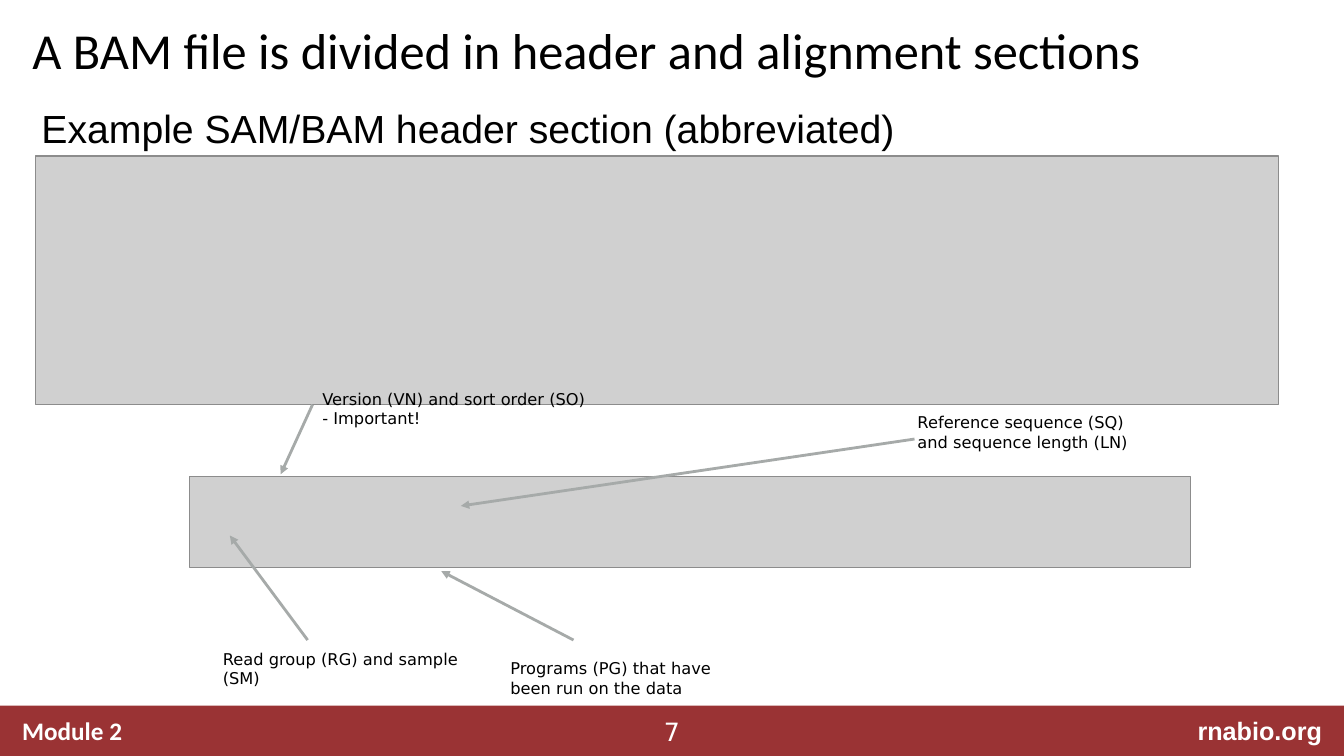
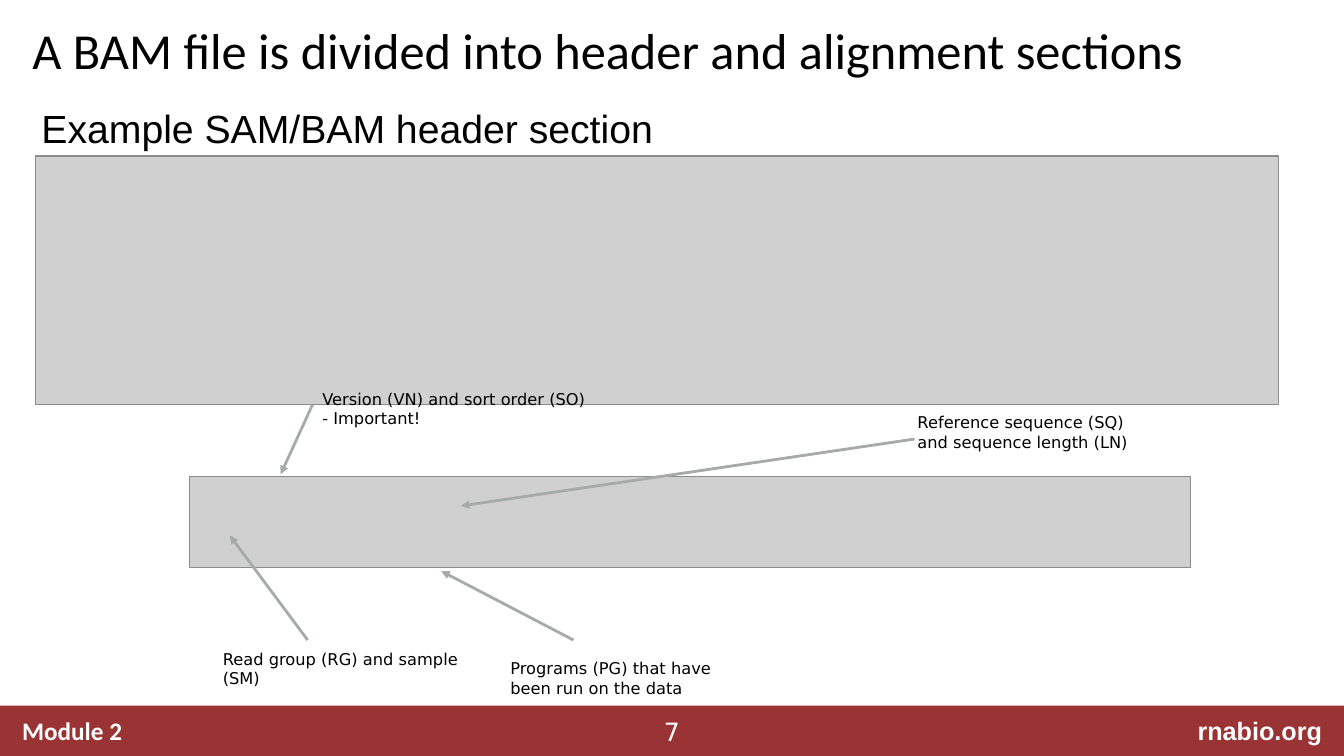
Before and after one commit to griffithlab/rnabio.org, a slide deck: slide 7 of assets/lectures/cbw/2024/mini/RNASeq_MiniLecture_02_03_SAM_BAM_BED.pptx. Drawn at 1344x756 pixels with LibreOffice and Linux fonts; fonts in the diff are those of the drawing; grey boxes stand for pictures. Boxes give left, top, right and bottom in pixels: in the first picture for what was removed or moved away, otherwise in the second. Text is boxed around its words. In the diff, an @@ line names an element or a change of style, - is before the commit and + after.

```diff
--- a/assets/lectures/cbw/2024/mini/RNASeq_MiniLecture_02_03_SAM_BAM_BED.pptx
+++ b/assets/lectures/cbw/2024/mini/RNASeq_MiniLecture_02_03_SAM_BAM_BED.pptx
@@ title at (32,34,1183,78): text changed @@
-A BAM file is divided in header and alignment sections
+A BAM file is divided into header and alignment sections
@@ text at (41,114,653,151): text changed @@
-Example SAM/BAM header section (abbreviated)
+Example SAM/BAM header section
```
Also in this commit, not shown: 2 other slides changed, 3 other files.
